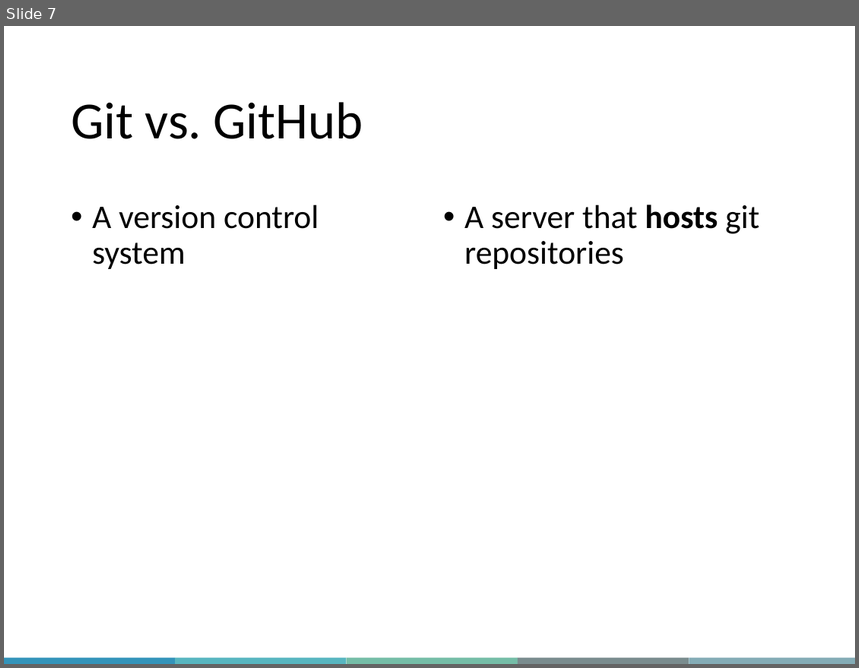
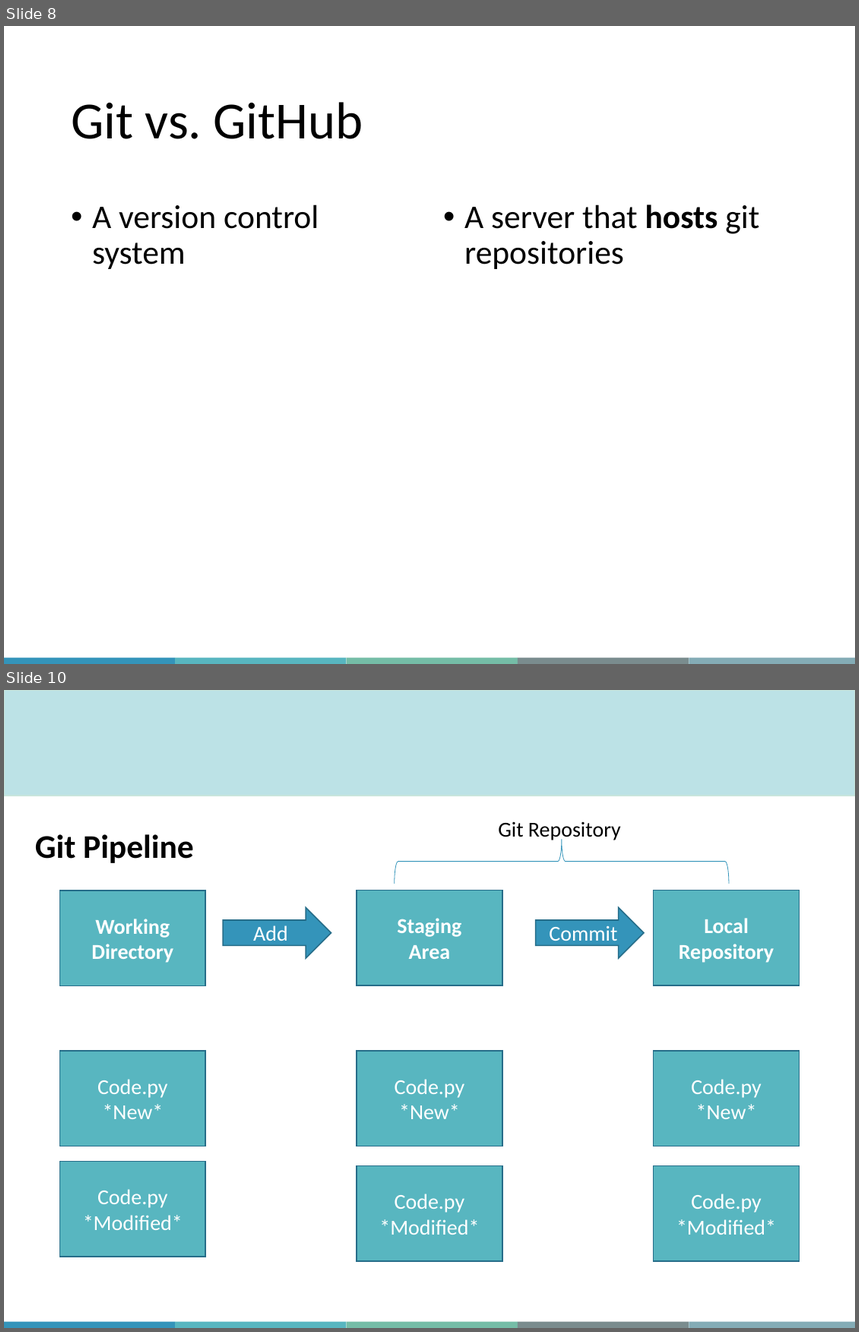
Before and after one commit to aosakwe/MiCM_IntroToGitHub, a slide deck: Slides/MiCM_GitHub_Workshop.pptx. Shown one above the other, each under a label of ours: slide 7 before the commit, slides 8 and 10 after it; the slides between them are not shown. The pictures are 859x668 and 859x1332 pixels, drawn with LibreOffice and Linux fonts; fonts in the diff are those of the drawing; background and template pictures are left out. Boxes give left, top, right and bottom in pixels: in the first picture for what was removed or moved away, otherwise in the second. Text is boxed around its words. In the diff, an @@ line names an element or a change of style, - is before the commit and + after.

```diff
--- a/Slides/MiCM_GitHub_Workshop.pptx
+++ b/Slides/MiCM_GitHub_Workshop.pptx
@@ slide 10 added at <box>4,690,855,1328</box>, background #FFFFFF; not listed: 5 template elements that a slide beside it also shows @@
@@ rectangle added at <box>4,690,855,796</box>, fill #BCE2E6, outline #C8E5DC 1 pt @@
@@ text added at <box>498,822,621,842</box>, 18 pt, text #000000 @@
+Git Repository
@@ text added at <box>35,834,194,863</box>, 28 pt, text #000000, bold @@
+Git Pipeline
@@ left brace added at <box>395,840,729,884</box>, outline #3494BA 0.5 pt @@
@@ rectangle added at <box>60,891,205,986</box>, fill #58B6C0, outline #266D8A 1 pt, 18 pt, text #FFFFFF, bold @@
+Working
+Directory
@@ rectangle added at <box>357,890,502,986</box>, fill #58B6C0, outline #266D8A 1 pt, 18 pt, text #FFFFFF, bold @@
+Staging
+Area
@@ rectangle added at <box>654,890,799,986</box>, fill #58B6C0, outline #266D8A 1 pt, 18 pt, text #FFFFFF, bold @@
+Local Repository
@@ right arrow added at <box>223,908,331,959</box>, fill #3494BA, outline #266D8A 1 pt, 18 pt, text #FFFFFF @@
+Add
@@ right arrow added at <box>536,908,644,959</box>, fill #3494BA, outline #266D8A 1 pt, 18 pt, text #FFFFFF @@
+Commit
@@ rectangle added at <box>60,1051,205,1146</box>, fill #58B6C0, outline #266D8A 1 pt, 18 pt, text #FFFFFF @@
+Code.py
+*New*
@@ rectangle added at <box>357,1051,502,1146</box>, fill #58B6C0, outline #266D8A 1 pt, 18 pt, text #FFFFFF @@
+Code.py
+*New*
@@ rectangle added at <box>654,1051,799,1146</box>, fill #58B6C0, outline #266D8A 1 pt, 18 pt, text #FFFFFF @@
+Code.py
+*New*
@@ rectangle added at <box>60,1161,205,1257</box>, fill #58B6C0, outline #266D8A 1 pt, 18 pt, text #FFFFFF @@
+Code.py
+*Modified*
@@ rectangle added at <box>357,1166,502,1262</box>, fill #58B6C0, outline #266D8A 1 pt, 18 pt, text #FFFFFF @@
+Code.py
+*Modified*
@@ rectangle added at <box>654,1166,799,1262</box>, fill #58B6C0, outline #266D8A 1 pt, 18 pt, text #FFFFFF @@
+Code.py
+*Modified*
@@ what was slide 7 is now slide 8 @@
```
Also in this commit, not shown: 7 slides changed, 16 other slides added, 3 other files.
